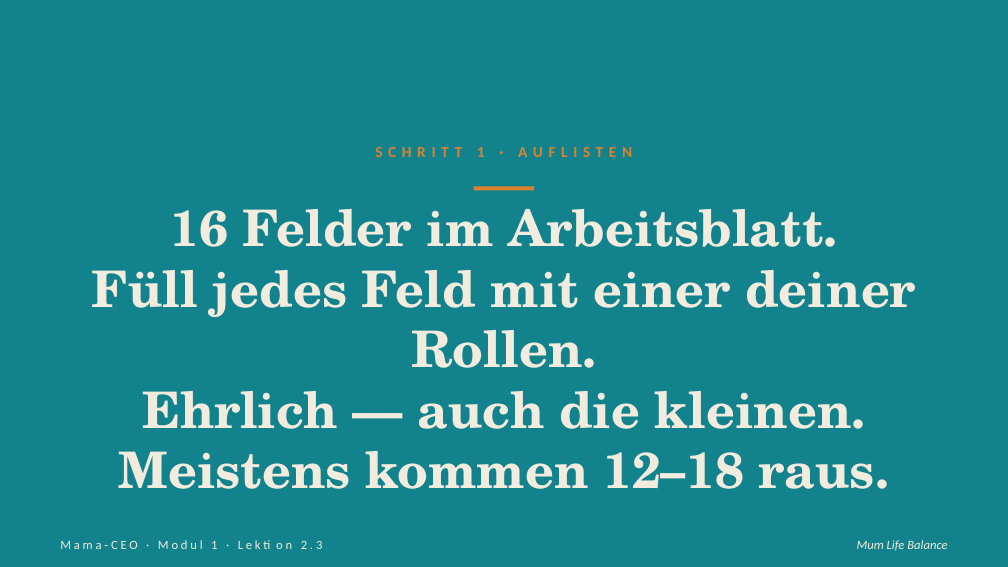
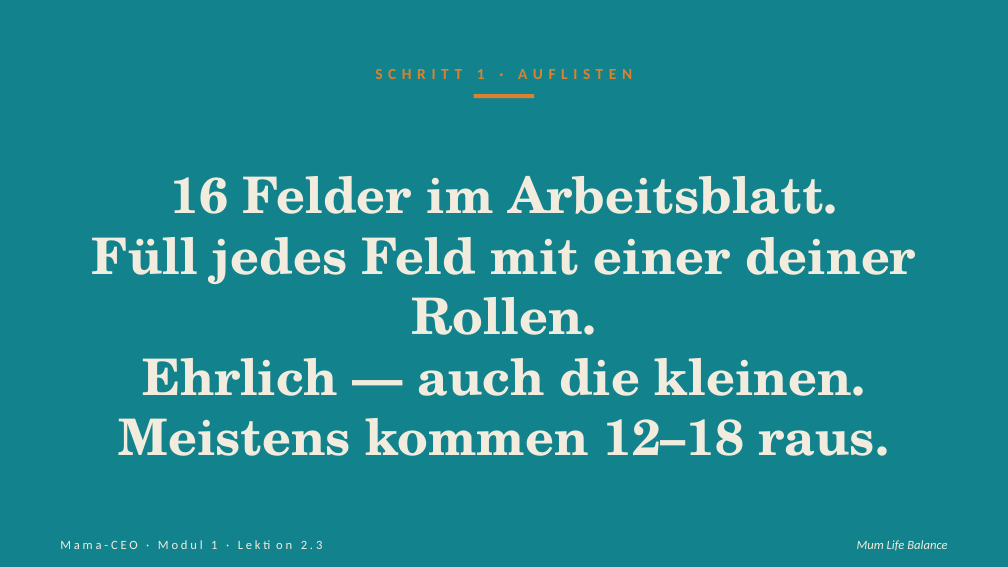
Before and after one commit to pnulmann-hue/mumlifebalance-workspace, a slide deck: slide 5 of outputs/produkte/mama-ceo/03-praesentationen/saeule-2/03-lektion-2-3.pptx. Drawn at 1008x567 pixels with LibreOffice and Linux fonts; fonts in the diff are those of the drawing. Boxes give left, top, right and bottom in pixels: in the first picture for what was removed or moved away, otherwise in the second. Text is boxed around its words. In the diff, an @@ line names an element or a change of style, - is before the commit and + after.

```diff
--- a/outputs/produkte/mama-ceo/03-praesentationen/saeule-2/03-lektion-2-3.pptx
+++ b/outputs/produkte/mama-ceo/03-praesentationen/saeule-2/03-lektion-2-3.pptx
@@ text "SCHRITT 1 · AUFLISTEN" moved from (x1=375, y1=147, x2=632, y2=157) to (x1=375, y1=69, x2=632, y2=79) @@
@@ rectangle moved from (x1=474, y1=186, x2=534, y2=191) to (x1=474, y1=94, x2=534, y2=98) @@
@@ text "16 Felder im Arbeitsblatt." moved from (x1=92, y1=209, x2=916, y2=489) to (x1=92, y1=176, x2=916, y2=456) @@
```
Also in this commit, not shown: 8 other slides changed, 32 other files.
